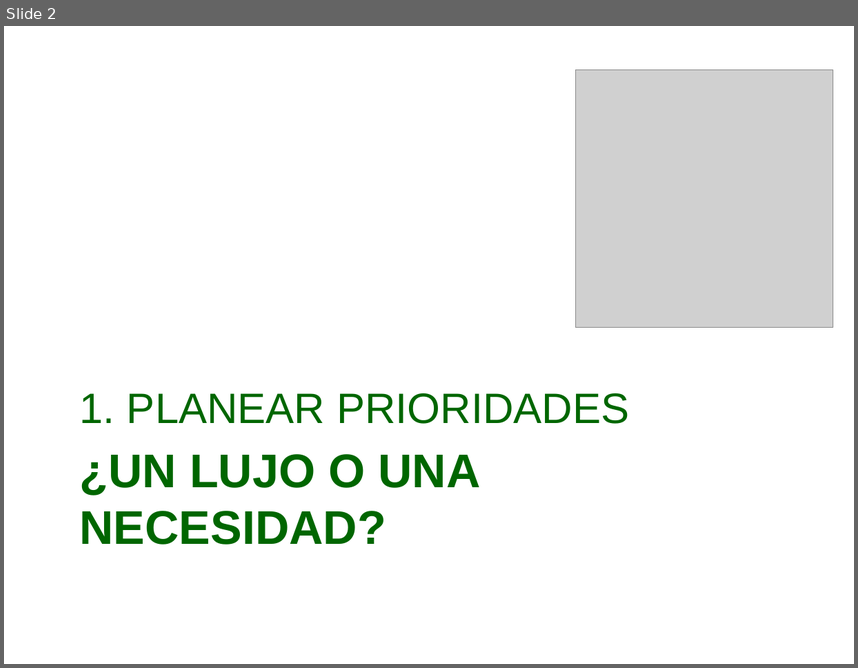
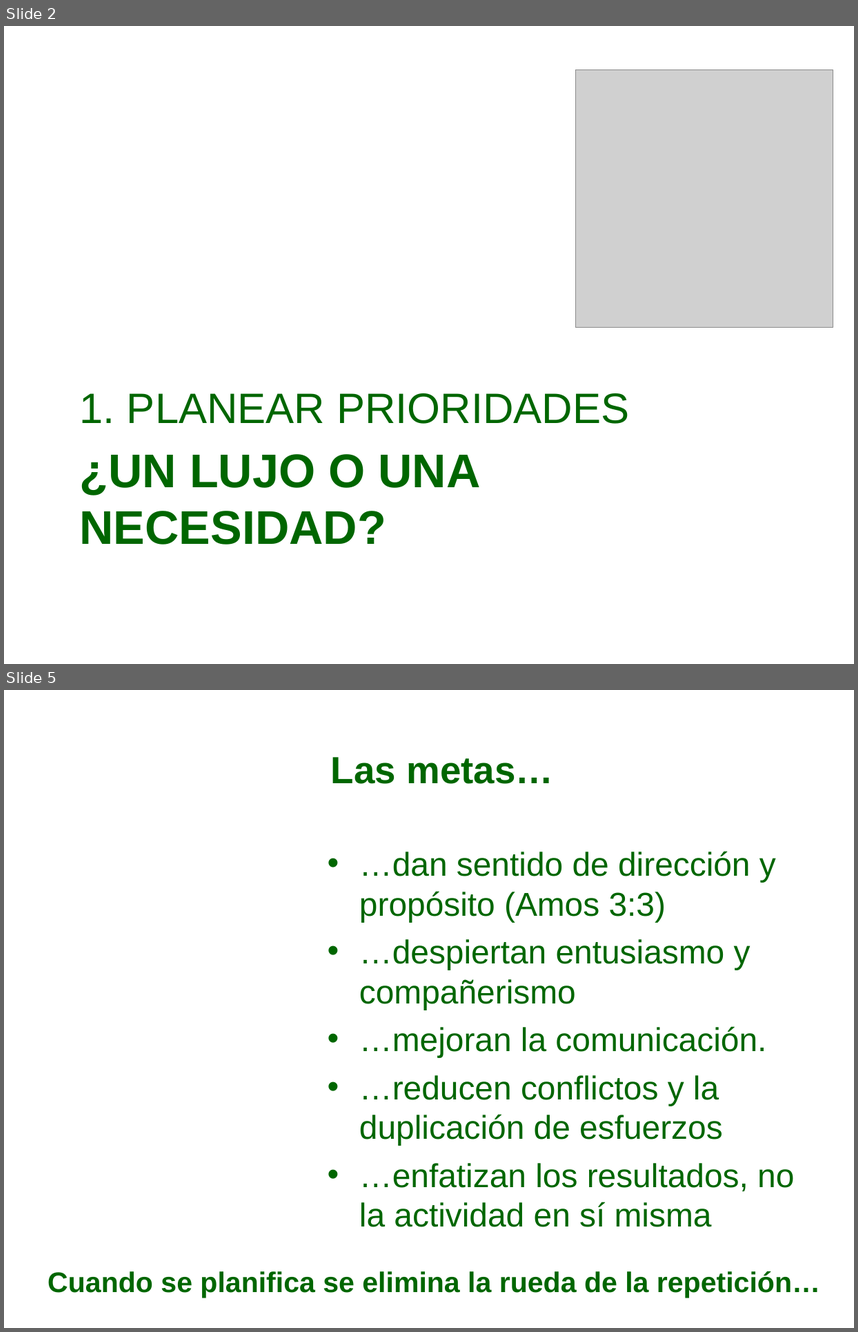
Before and after one commit to afols/iglesia, a slide deck: trunk/ iglesia --username adrianfols/Escuela Dominical/Iglecrecimiento/Mi_iglesia_puede_S2.ppt. Shown one above the other, each under a label of ours: slide 2 before the commit, slides 2 and 5 after it; the slides between them are not shown. The pictures are 858x668 and 858x1332 pixels, drawn with LibreOffice and Linux fonts; fonts in the diff are those of the drawing; grey boxes stand for pictures; background and template pictures are left out. Boxes give left, top, right and bottom in pixels: in the first picture for what was removed or moved away, otherwise in the second. Text is boxed around its words. In the diff, an @@ line names an element or a change of style, - is before the commit and + after.

```diff
--- a/trunk/ iglesia --username adrianfols/Escuela Dominical/Iglecrecimiento/Mi_iglesia_puede_S2.ppt
+++ b/trunk/ iglesia --username adrianfols/Escuela Dominical/Iglecrecimiento/Mi_iglesia_puede_S2.ppt
@@ slide 5 added at bbox=[4, 690, 854, 1328], background picture (left out) @@
@@ title added at bbox=[331, 757, 553, 784], 32 pt, text #006600, bold @@
+Las metas…
@@ text added at bbox=[359, 851, 794, 1227], 28 pt, text #006600 @@
+• …dan sentido de dirección y propósito (Amos 3:3)
+• …despiertan entusiasmo y compañerismo
+• …mejoran la comunicación.
+• …reducen conflictos y la duplicación de esfuerzos
+• …enfatizan los resultados, no la actividad en sí misma
@@ text added at bbox=[47, 1271, 820, 1298], 24 pt, text #006600, bold @@
+Cuando se planifica se elimina la rueda de la repetición…
```
Also in this commit, not shown: 4 other slides added, 1 slide removed.
